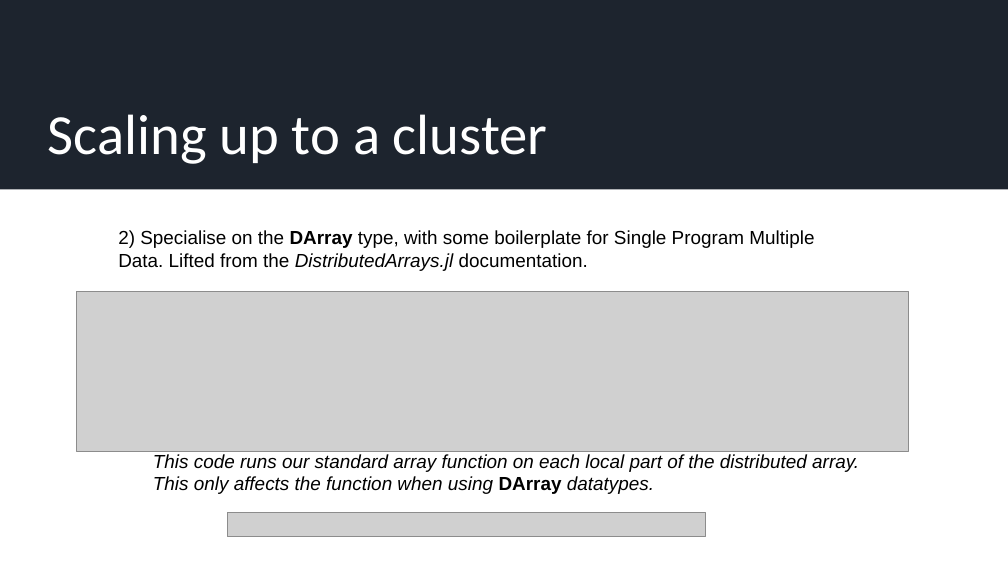
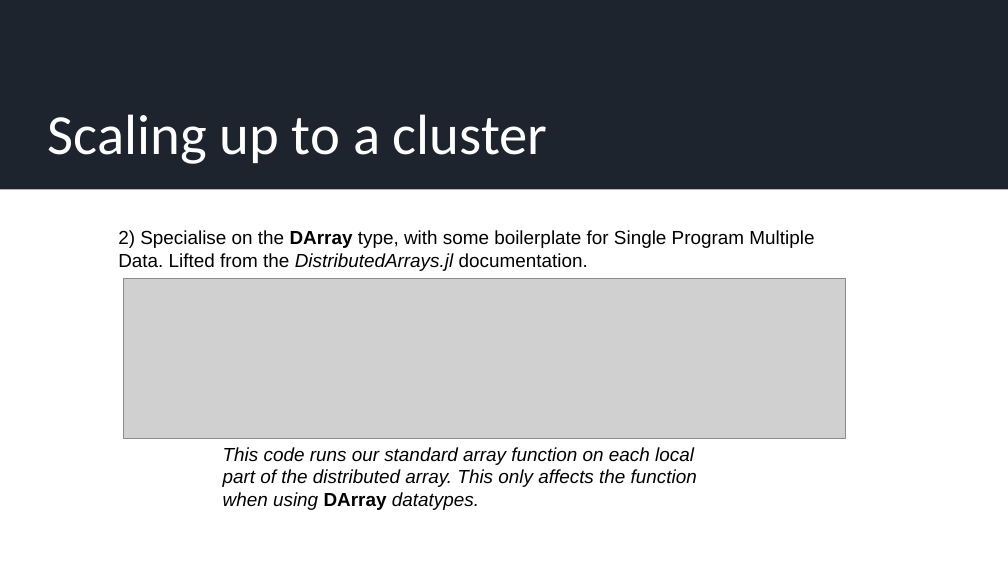
Before and after one commit to JamieMair/julia-for-research-with-hpc, a slide deck: slide 17 of Practical examples of accelerating numerical and ML research.pptx (slide 14 before the commit). Drawn at 1008x567 pixels with LibreOffice and Linux fonts; fonts in the diff are those of the drawing; grey boxes stand for pictures. Boxes give left, top, right and bottom in pixels: in the first picture for what was removed or moved away, otherwise in the second. Text is boxed around its words. In the diff, an @@ line names an element or a change of style, - is before the commit and + after.

```diff
--- a/Practical examples of accelerating numerical and ML research.pptx
+++ b/Practical examples of accelerating numerical and ML research.pptx
@@ picture: place and size @@
-picture at [77,291,909,451]
+picture at [123,278,845,439]
@@ text "This code runs our standard ..." rewrapped from [153,454,859,494] to [223,447,697,510] @@
@@ picture removed at [228,513,706,537] @@
```
Also in this commit, not shown: 5 other slides changed, 7 slides added, 1 slide removed.
